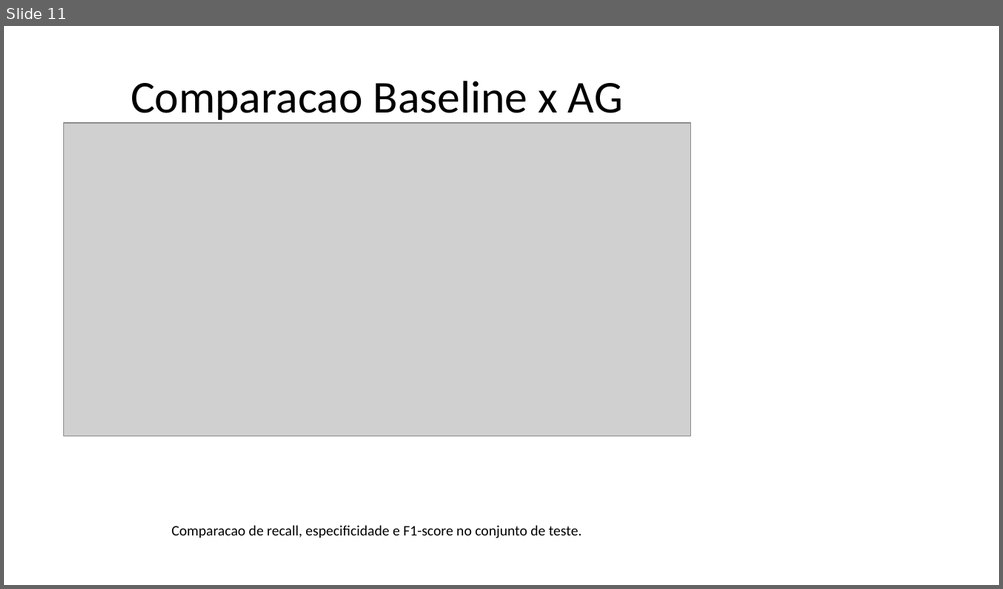
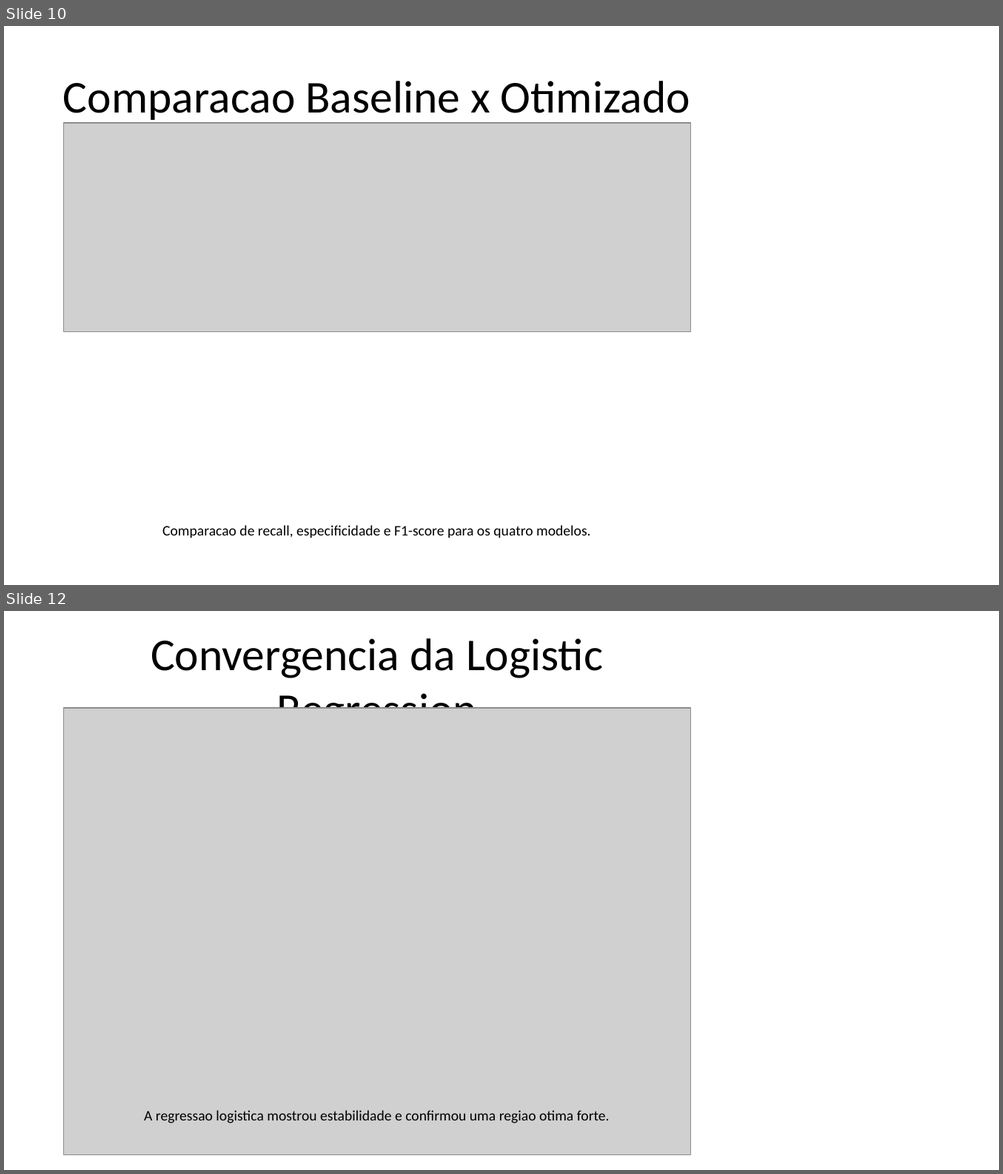
Before and after one commit to DanielNeto1092/tech-challenge-fase2, a slide deck: docs/Apresentacao_Algoritmo_Genetico_Cancer_de_Mama.pptx. Shown one above the other, each under a label of ours: slide 11 before the commit, slides 10 and 12 after it; the slides between them are not shown. The pictures are 1003x589 and 1003x1174 pixels, drawn with LibreOffice and Linux fonts; fonts in the diff are those of the drawing; grey boxes stand for pictures. Boxes give left, top, right and bottom in pixels: in the first picture for what was removed or moved away, otherwise in the second. Text is boxed around its words. In the diff, an @@ line names an element or a change of style, - is before the commit and + after.

```diff
--- a/docs/Apresentacao_Algoritmo_Genetico_Cancer_de_Mama.pptx
+++ b/docs/Apresentacao_Algoritmo_Genetico_Cancer_de_Mama.pptx
@@ slide 12 added at box(4, 611, 999, 1170), background #FFFFFF @@
@@ title added at box(151, 638, 603, 709), 44 pt, text #000000 @@
+Convergencia da Logistic Regression
@@ picture added at box(64, 708, 691, 1156) @@
@@ text added at box(144, 1111, 609, 1124), 14 pt, text #000000 @@
+A regressao logistica mostrou estabilidade e confirmou uma regiao otima forte.
@@ what was slide 11 is now slide 10 @@
@@ slide 10 changed as well @@
@@ title at box(63, 81, 690, 124): text changed @@
-Comparacao Baseline x AG
+Comparacao Baseline x Otimizado
@@ picture: place and size @@
-picture at box(64, 123, 691, 437)
+picture at box(64, 123, 691, 332)
@@ text at box(162, 526, 591, 538): text changed @@
-Comparacao de recall, especificidade e F1-score no conjunto de teste.
+Comparacao de recall, especificidade e F1-score para os quatro modelos.
```
Also in this commit, not shown: 5 other slides changed, 9 other slides added, 15 slides removed, 28 other files.
